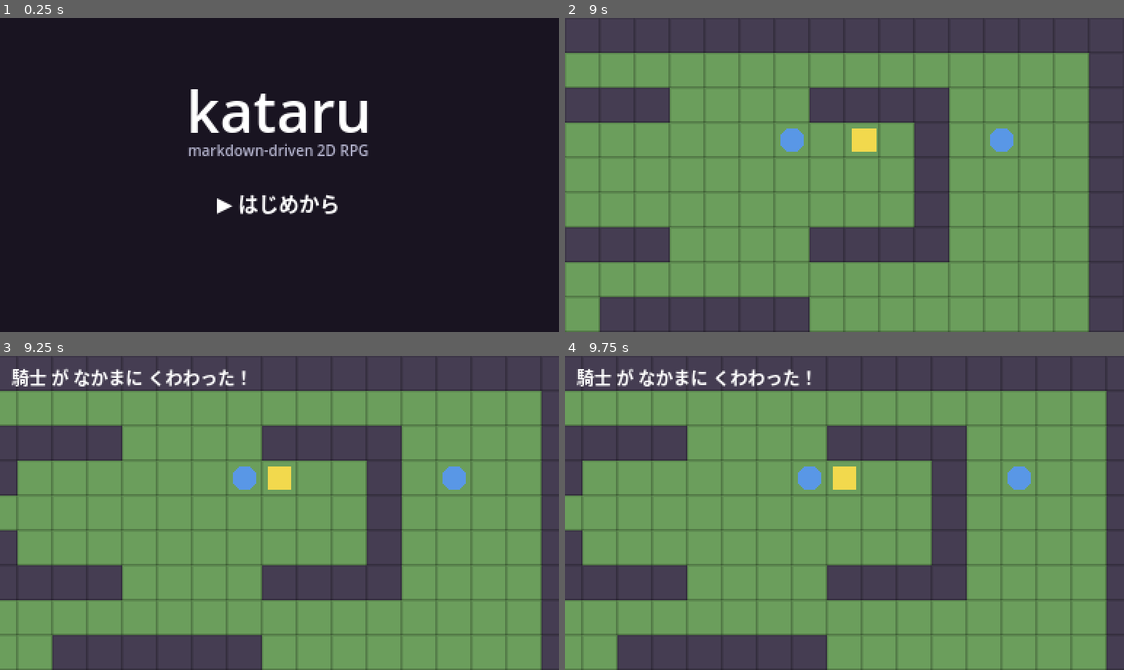
Above: before the commit, frames 1-4 (two rows, left to right).
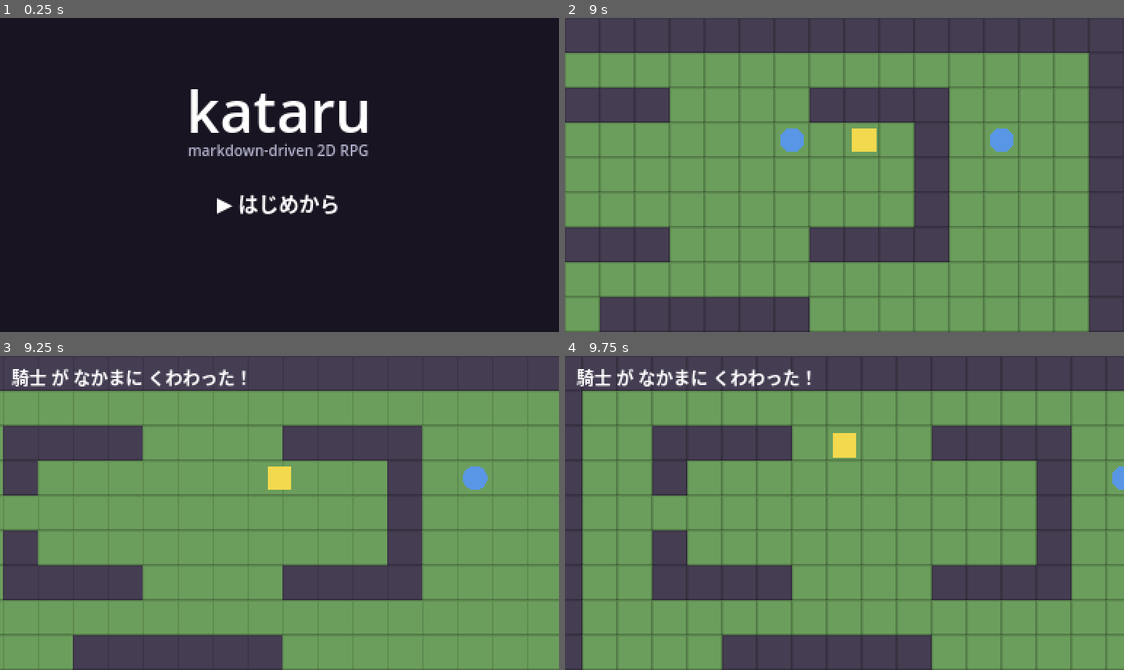
Above: after the commit, the same moments.

Repository: dobachi/kataru
Game: Godot game, scene res://src/game/Title.tscn
Two runs of this game, one before a commit and one after it. Both use one fixed random seed, a clock stepped at 60 frames per second and the inputs below.
Inputs:
- Up to frame 1 (0.25 s): no input
- Up to frame 2 (9 s): tap Enter (ui_accept) at 0.5, 1.52, 1.55, 1.82, 2, 3.02, 3.05, 3.32, 3.5, 4.52, 4.55, 4.82, 5, 6.02, 6.05, 6.32, 7.52, 7.55, 7.82 s; hold Right (ui_right) 0.53-1.28 s; hold Enter (ui_accept) 0.53-1.28 s; hold Down (ui_down) 1.28-2.03 s; tap I every 1.5 s from 1.35 to 8.85 s; hold Right (ui_right) 2.03-2.78 s; hold Enter (ui_accept) 2.03-2.78 s; hold Up (ui_up) 2.78-3.53 s; hold Enter (ui_accept) 3.53-4.28 s; hold Left (ui_left) 3.53-5.03 s; hold Down (ui_down) 5.03-5.78 s; hold Enter (ui_accept) 5.03-5.78 s; hold Right (ui_right) 5.78-6.53 s; hold Up (ui_up) 6.53-7.28 s; hold Enter (ui_accept) 6.53-7.28 s; hold Right (ui_right) 7.28-8.03 s; hold Down (ui_down) 8.03-8.78 s; hold Enter (ui_accept) 8.03-8.78 s; hold Left (ui_left) from 8.78 s (still down)
- Up to frame 3 (9.25 s): keep holding Left (ui_left); tap Enter (ui_accept) at 9.02, 9.05 s
- Up to frame 4 (9.75 s): tap Enter (ui_accept) at 9.32 s; release Left (ui_left) at 9.53 s; hold Up (ui_up) from 9.53 s (still down); hold Enter (ui_accept) from 9.53 s (still down)

Frames 1-2 are identical in both runs. In frame 3, 13% of the frame differs, in the area x 0-100%, y 11-100%; in frame 4, 30%.

Commit message:
fix: 仲間にしたNPCがマップから消えるように
- 加入時に相手NPCを除去（_pending_remove→会話終了後に除去、撃破と共通化）
- NPC frontmatter に hide_if を追加。条件一致時はマップに配置しない（再訪/ロード後も非表示）
- 旅の剣士に hide_if: joined_knight:yes
- 加入後の即時除去・再訪での非表示をヘッドレスで検証(PASS)

Diff:
--- a/data/npcs/swordsman.json
+++ b/data/npcs/swordsman.json
@@ -31,5 +31,9 @@
         "knight"
       ]
     }
+  ],
+  "hide_if": [
+    "joined_knight",
+    "yes"
   ]
 }
--- a/src/game/Main.gd
+++ b/src/game/Main.gd
@@ -21,7 +21,8 @@
 var _stats: Dictionary = {}       # リーダーのstatsへの参照（戦闘・マップ表示に使用）
 var _battle: BattleScreen
 var _pending_battle := ""         # 会話終了後に開始する戦闘の敵id
-var _talking_npc: Npc = null      # 直近に話しかけた相手（戦闘勝利時に除去）
+var _pending_remove := false      # 会話終了後に相手NPCを除去する（加入時）
+var _talking_npc: Npc = null      # 直近に話しかけた相手（戦闘勝利・加入時に除去）
 
 const DEFAULT_STATS := {
 	"name": "あなた", "level": 1, "exp": 0, "hp": 20, "max_hp": 20,
@@ -90,10 +91,13 @@
 	_map_root.add_child(renderer)
 
 	for entry in map.npcs:
+		var data := NpcLoader.load_npc(str(entry.get("id", "")))
+		if _npc_hidden(data):
+			continue
 		var pos: Array = entry.get("pos", [1, 1])
 		var cell := Vector2i(int(pos[0]), int(pos[1]))
 		var npc := Npc.new()
-		npc.setup(cell, NpcLoader.load_npc(str(entry.get("id", ""))), TILE_SIZE)
+		npc.setup(cell, data, TILE_SIZE)
 		_map_root.add_child(npc)
 		_npcs.append(npc)
 		_player.occupied[cell] = true
@@ -177,6 +181,9 @@
 	_apply_ops(choice)
 
 func _on_dialogue_finished() -> void:
+	if _pending_remove:
+		_pending_remove = false
+		_remove_talking_npc()
 	if _pending_battle != "":
 		var id := _pending_battle
 		_pending_battle = ""
@@ -196,10 +203,7 @@
 	_stats["hp"] = int(result.get("player_hp", _stats.get("hp", 1)))
 	var outcome := str(result.get("outcome", ""))
 	if outcome == "win":
-		if _talking_npc != null and is_instance_valid(_talking_npc):
-			_player.occupied.erase(_talking_npc.cell)
-			_npcs.erase(_talking_npc)
-			_talking_npc.queue_free()
+		_remove_talking_npc()
 		_gain_exp(int(result.get("exp", 0)))
 	elif outcome == "lose":
 		_stats["hp"] = int(_stats.get("max_hp", 1))
@@ -278,8 +282,11 @@
 		_inventory.erase(str(it))
 	if str(d.get("battle", "")) != "":
 		_pending_battle = str(d.get("battle"))
-	for cid in d.get("join", []):
+	var joins: Array = d.get("join", [])
+	for cid in joins:
 		_recruit(str(cid))
+	if not joins.is_empty():
+		_pending_remove = true
 
 ## 仲間を加入させる（既にパーティにいれば何もしない）。
 func _recruit(cid: String) -> void:
@@ -334,6 +341,21 @@
 			return n
 	return null
 
+## hide_if 条件（[flag,value]）が現在のフラグと一致すれば、そのNPCは配置しない。
+func _npc_hidden(data: Dictionary) -> bool:
+	var h = data.get("hide_if", null)
+	if h == null:
+		return false
+	return _flags.get(str(h[0]), "none") == str(h[1])
+
+## 現在話している相手をマップから取り除く（加入・撃破時）。
+func _remove_talking_npc() -> void:
+	if _talking_npc != null and is_instance_valid(_talking_npc):
+		_player.occupied.erase(_talking_npc.cell)
+		_npcs.erase(_talking_npc)
+		_talking_npc.queue_free()
+	_talking_npc = null
+
 func _save() -> void:
 	var ok := SaveManager.save_state({
 		"map": _current_map_id,
Not shown, changed: docs/scenario-schema.md
Not shown, changed: scenario/npcs/swordsman.md
Not shown, changed: tools/npcfmt.py
